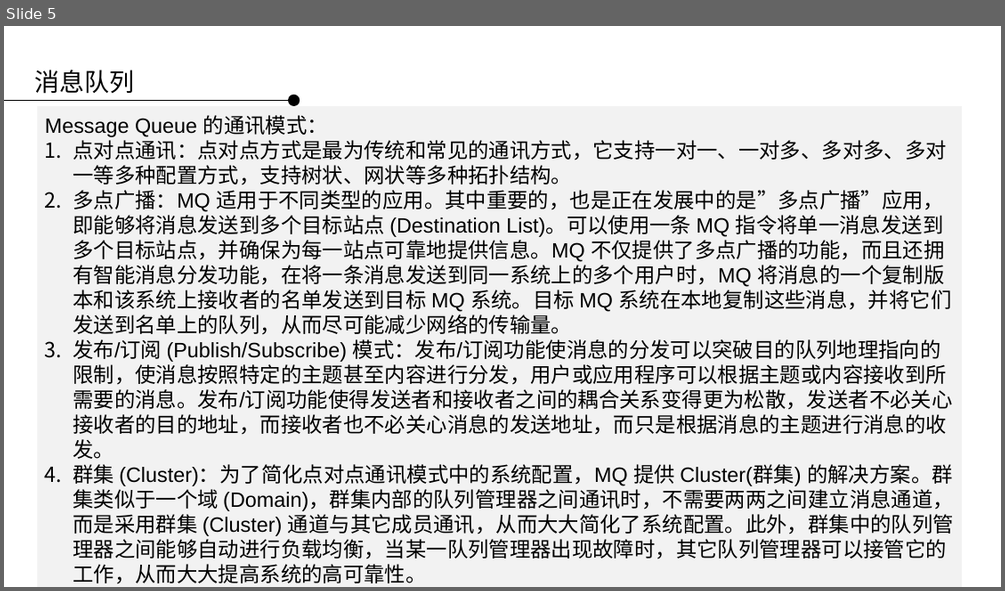
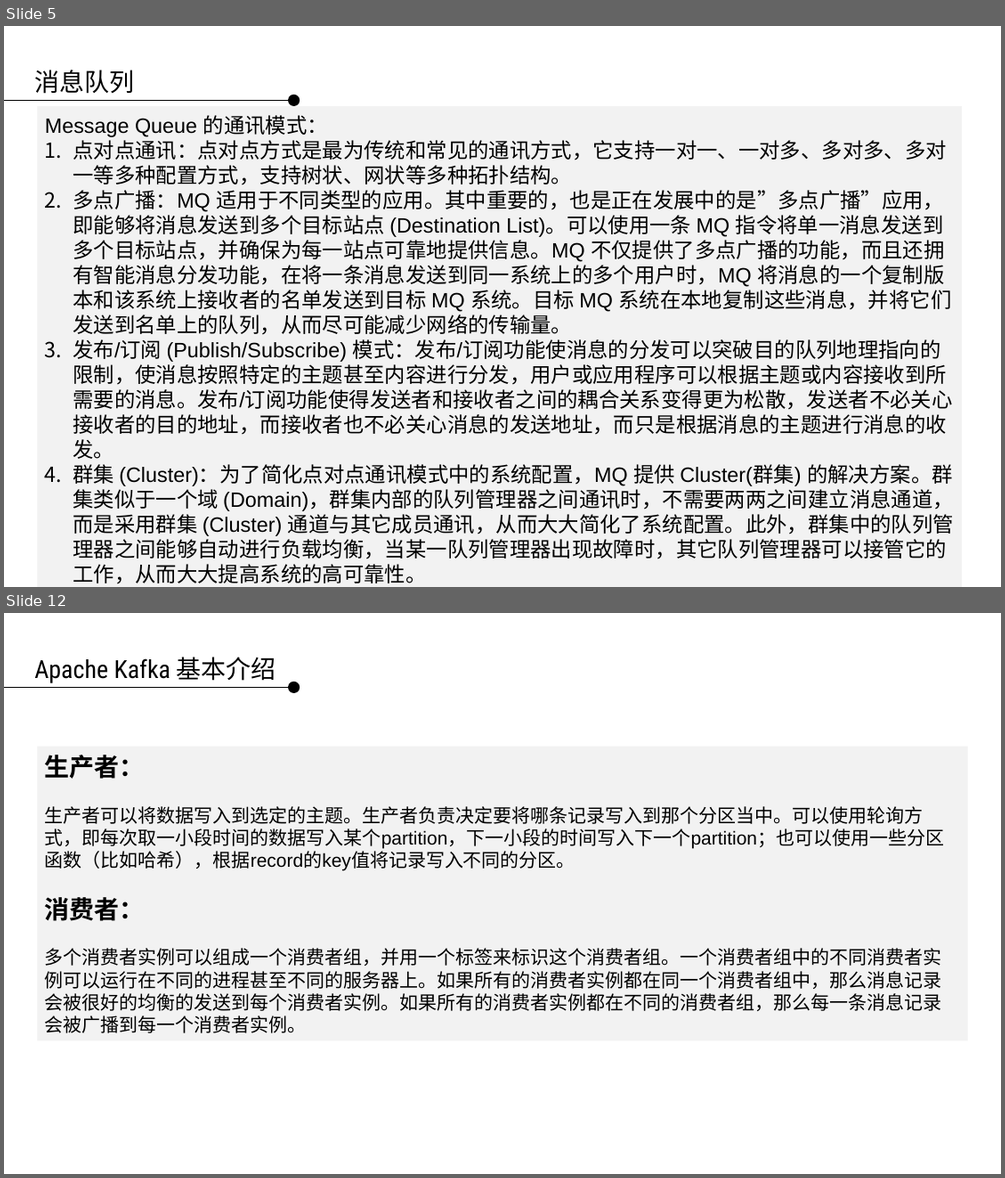
Before and after one commit to applepip/Big_Data, a slide deck: 数据采集系统/数据采集系统 第三讲.pptx. Shown one above the other, each under a label of ours: slide 5 before the commit, slides 5 and 12 after it; the slides between them are not shown. The pictures are 1005x591 and 1005x1178 pixels, drawn with LibreOffice and Linux fonts; fonts in the diff are those of the drawing; background and template pictures are left out. Boxes give left, top, right and bottom in pixels: in the first picture for what was removed or moved away, otherwise in the second. Text is boxed around its words. In the diff, an @@ line names an element or a change of style, - is before the commit and + after.

```diff
--- a/数据采集系统/数据采集系统 第三讲.pptx
+++ b/数据采集系统/数据采集系统 第三讲.pptx
@@ slide 12 added at [4, 613, 1001, 1174], background picture (left out) @@
@@ text added at [34, 657, 276, 683], 24 pt, text #000000 @@
+Apache Kafka 基本介绍
@@ line added from (4, 687) to (288, 687), #000000 0.75 pt @@
@@ ellipse added at [288, 682, 300, 694], fill #000000 @@
@@ rectangle added at [38, 747, 968, 1041], fill #F2F2F2, 18 pt, text #000000 @@
+生产者：
+生产者可以将数据写入到选定的主题。生产者负责决定要将哪条记录写入到那个分区当中。可以使用轮询方式，即每次取一小段时间的数据写入某个partition，下一小段的时间写入下一个partition；也可以使用一些分区函数（比如哈希），根据record的key值将记录写入不同的分区。
+消费者：
+多个消费者实例可以组成一个消费者组，并用一个标签来标识这个消费者组。一个消费者组中的不同消费者实例可以运行在不同的进程甚至不同的服务器上。如果所有的消费者实例都在同一个消费者组中，那么消息记录会被很好的均衡的发送到每个消费者实例。如果所有的消费者实例都在不同的消费者组，那么每一条消息记录会被广播到每一个消费者实例。
```
Also in this commit, not shown: 5 slides changed, 28 other slides added, 29 slides removed.
